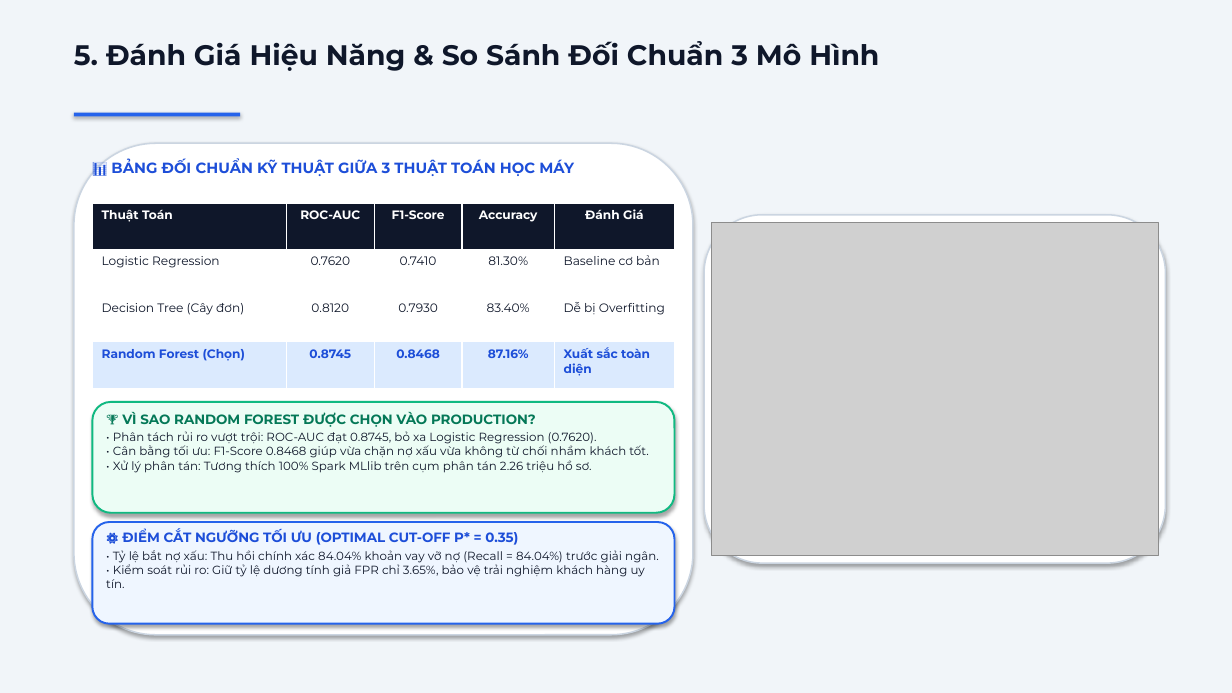
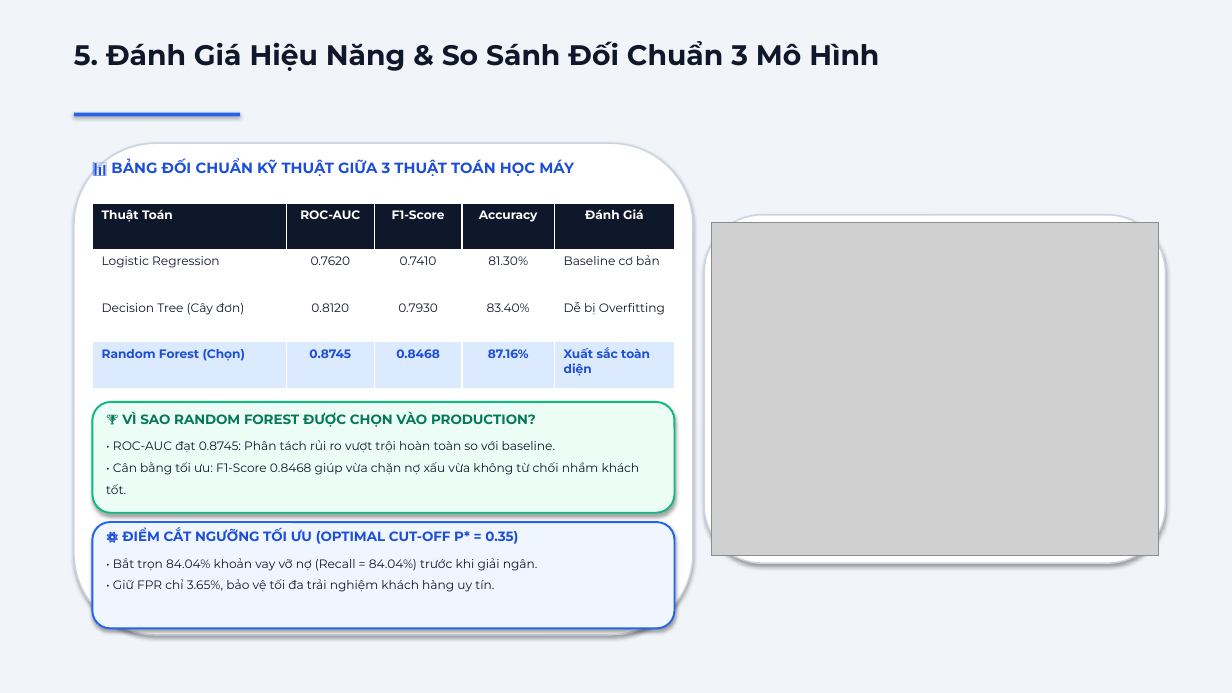
Before and after one commit to snowflake-vibing/Credit_Scoring_Project, a slide deck: slide 6 of slide_bao_ve_de_tai_7.pptx. Drawn at 1232x693 pixels with LibreOffice and Linux fonts; fonts in the diff are those of the drawing; grey boxes stand for pictures. Boxes give left, top, right and bottom in pixels: in the first picture for what was removed or moved away, otherwise in the second. Text is boxed around its words. In the diff, an @@ line names an element or a change of style, - is before the commit and + after.

Commit message:
fix(slides): enforce 1.5 line spacing and condense text to core key points

```diff
--- a/slide_bao_ve_de_tai_7.pptx
+++ b/slide_bao_ve_de_tai_7.pptx
@@ text at <box>106,440,640,494</box>: text changed; size 9.2 to 9.5 pt @@
-• Phân tách rủi ro vượt trội: ROC-AUC đạt 0.8745, bỏ xa Logistic Regression (0.7620).
-• Cân bằng tối ưu: F1-Score 0.8468 giúp vừa chặn nợ xấu vừa không từ chối nhầm khách tốt.
-• Xử lý phân tán: Tương thích 100% Spark MLlib trên cụm phân tán 2.26 triệu hồ sơ.
+• ROC-AUC đạt 0.8745: Phân tách rủi ro vượt trội hoàn toàn so với baseline.
+• Cân bằng tối ưu: F1-Score 0.8468 giúp vừa chặn nợ xấu vừa không từ chối nhầm khách tốt.
@@ rounded rectangle: place and size @@
-rounded rectangle at <box>92,522,675,624</box>
+rounded rectangle at <box>92,522,675,628</box>
@@ text at <box>113,558,538,592</box>: text changed; size 9.2 to 9.5 pt @@
-• Tỷ lệ bắt nợ xấu: Thu hồi chính xác 84.04% khoản vay vỡ nợ (Recall = 84.04%) trước giải ngân.
-• Kiểm soát rủi ro: Giữ tỷ lệ dương tính giả FPR chỉ 3.65%, bảo vệ trải nghiệm khách hàng uy tín.
+• Bắt trọn 84.04% khoản vay vỡ nợ (Recall = 84.04%) trước khi giải ngân.
+• Giữ FPR chỉ 3.65%, bảo vệ tối đa trải nghiệm khách hàng uy tín.
```
Also in this commit, not shown: 9 other slides changed, 3 other files.
